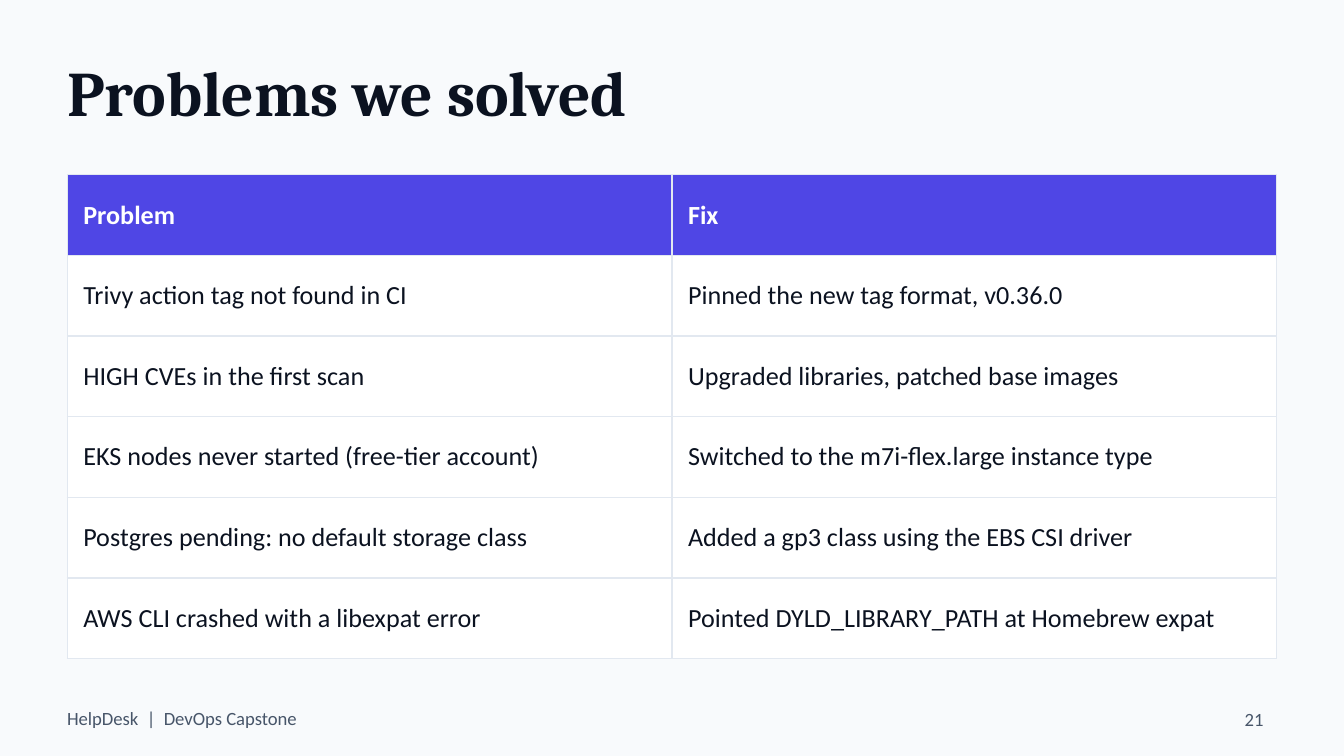
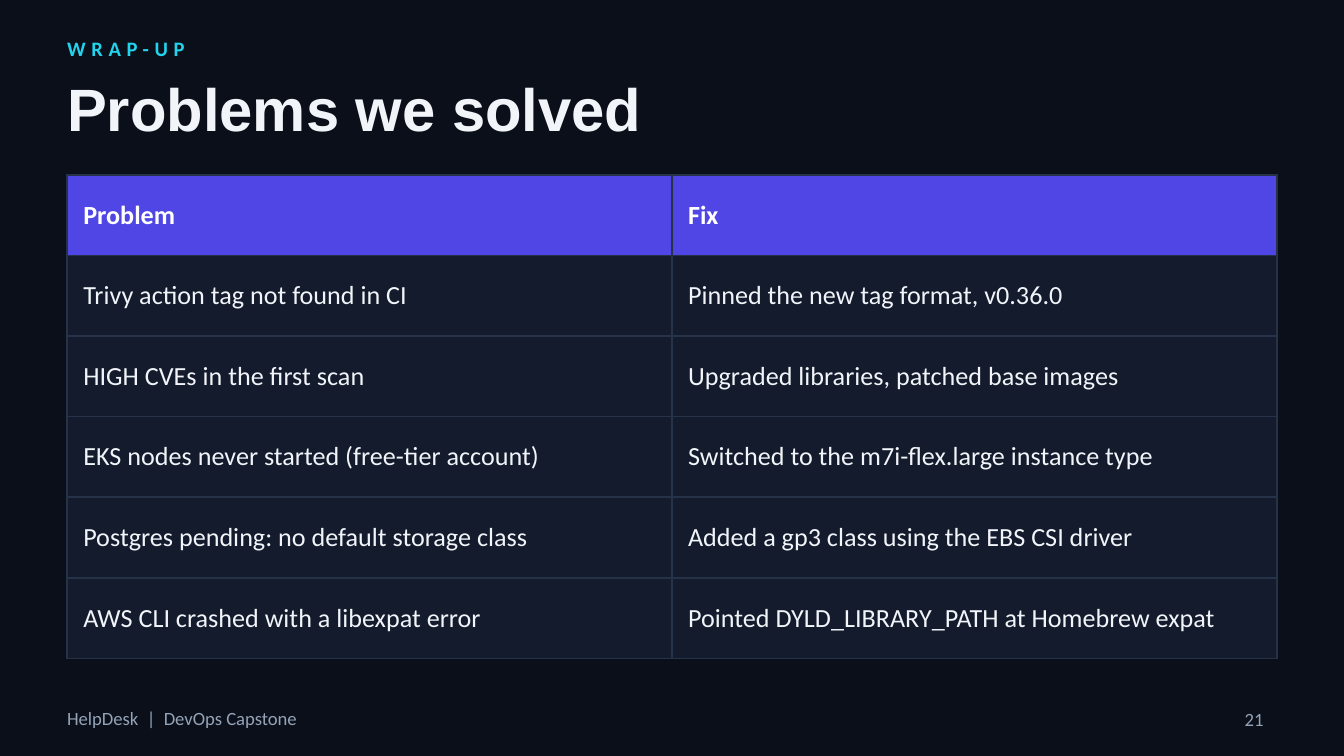
Before and after one commit to parthtaneja0001/helpdesk-devops-capstone, a slide deck: slide 21 of docs/HelpDesk-DevOps-Capstone.pptx. Drawn at 1344x756 pixels with LibreOffice and Linux fonts; fonts in the diff are those of the drawing; background and template pictures are left out. Boxes give left, top, right and bottom in pixels: in the first picture for what was removed or moved away, otherwise in the second. Text is boxed around its words. In the diff, an @@ line names an element or a change of style, - is before the commit and + after.

Commit message:
docs: restyle presentation with a dark theme and cleaner typography

```diff
--- a/docs/HelpDesk-DevOps-Capstone.pptx
+++ b/docs/HelpDesk-DevOps-Capstone.pptx
@@ background #F8FAFC to picture (left out) @@
@@ text added at bbox=[67, 42, 184, 56], 11 pt, text #22D3EE, bold @@
+WRAP-UP
@@ title "Problems we solved": place and size @@
-title "Problems we solved" at bbox=[67, 72, 627, 117]
+title "Problems we solved" at bbox=[67, 87, 641, 132]
@@ title "Problems we solved" at bbox=[67, 87, 641, 132]: size 34 to 32 pt, font Cambria to Arial, text colour #0B1220 to #F1F5F9 @@
@@ table at bbox=[67, 175, 1277, 636] @@
@@ fill #FFFFFF to #141B2D in 10 cells @@
@@ text colour #0B1220 to #F1F5F9 @@
@@ borders changed @@
@@ text "HelpDesk | DevOps Capstone" at bbox=[67, 712, 296, 728]: text colour #475569 to #94A3B8 @@
@@ page number at bbox=[1245, 714, 1264, 726]: text colour #475569 to #94A3B8 @@
```
Also in this commit, not shown: 23 other slides changed.
